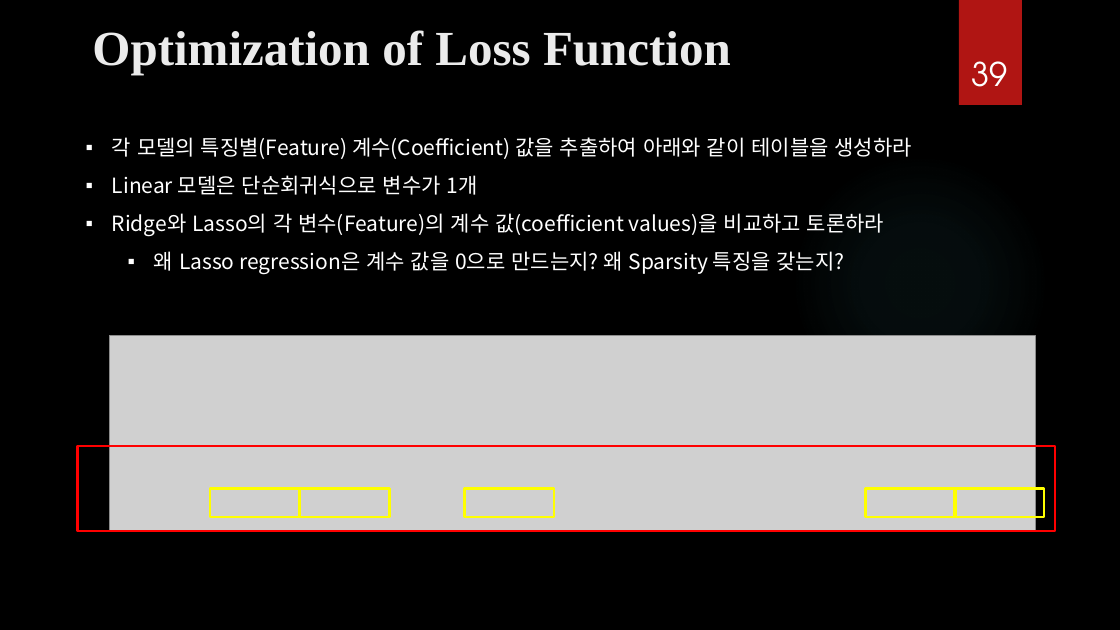
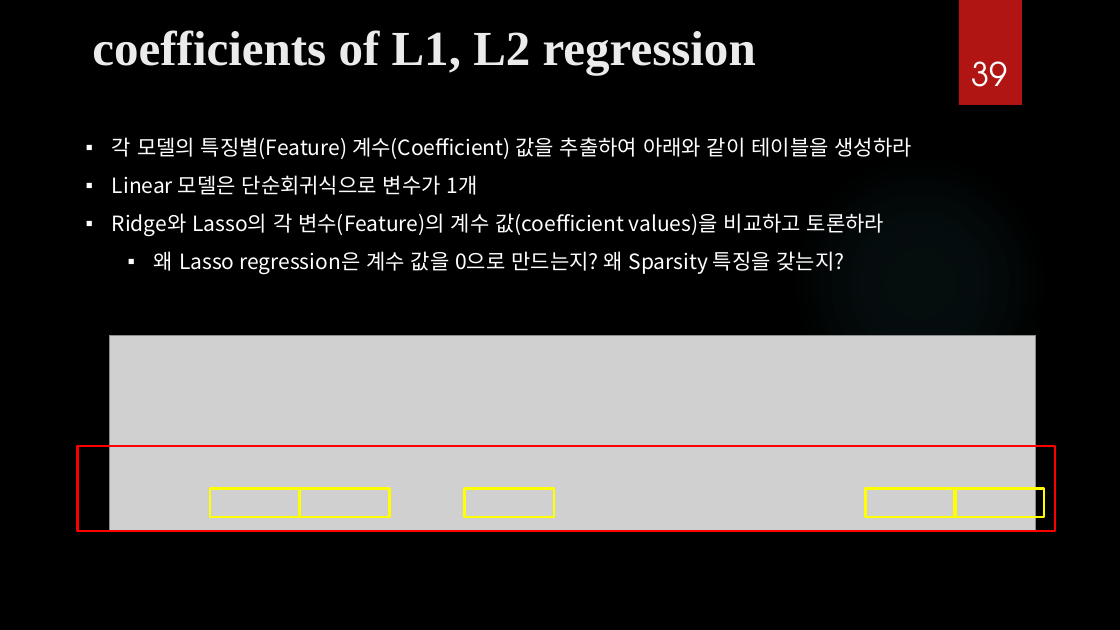
Before and after one commit to ancestor9/mathematics-for-machine-learning, a slide deck: slide 39 of Calculus/Modeling_Simulation_1.pptx. Drawn at 1120x630 pixels with LibreOffice and Linux fonts; fonts in the diff are those of the drawing; grey boxes stand for pictures; background and template pictures are left out. Boxes give left, top, right and bottom in pixels: in the first picture for what was removed or moved away, otherwise in the second. Text is boxed around its words. In the diff, an @@ line names an element or a change of style, - is before the commit and + after.

```diff
--- a/Calculus/Modeling_Simulation_1.pptx
+++ b/Calculus/Modeling_Simulation_1.pptx
@@ title at bbox=[92, 30, 756, 75]: text changed @@
-Optimization of Loss Function
+coefficients of L1, L2 regression
```
Also in this commit, not shown: 7 other slides changed, 2 slides added.
